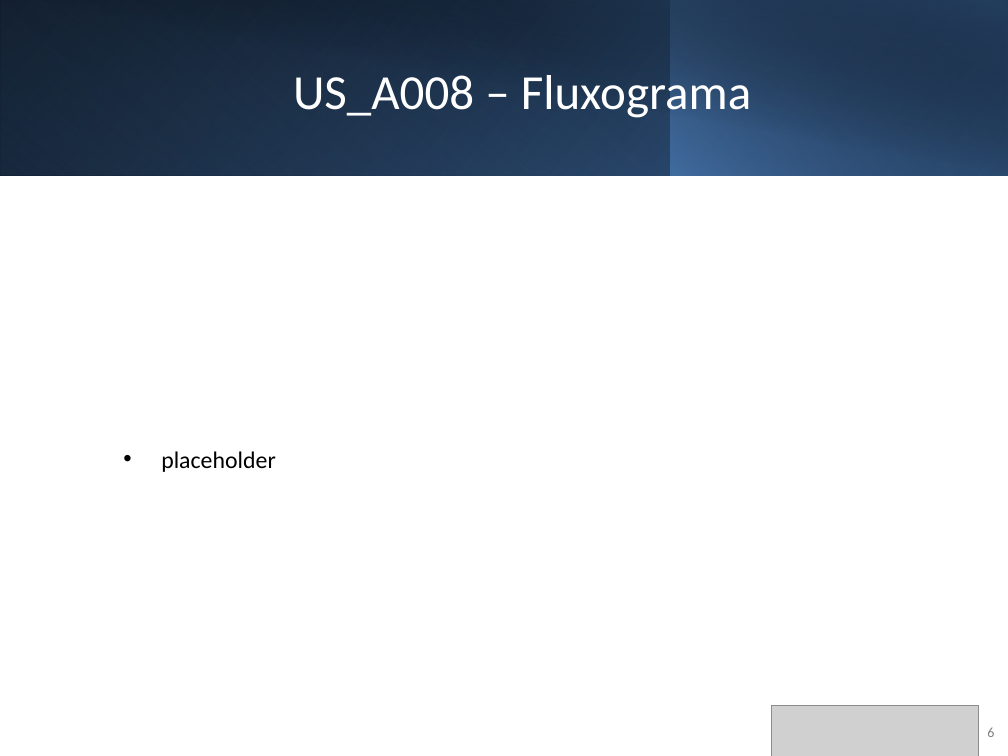
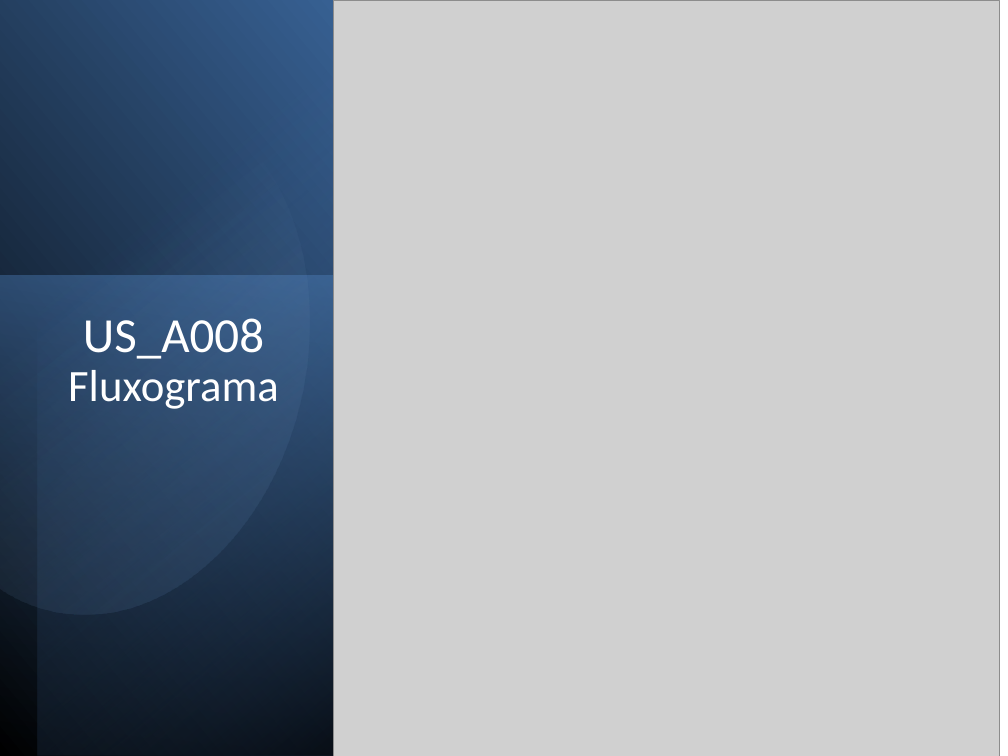
Before and after one commit to joaoventura2024064-dev/ISTECPROJ2526, a slide deck: slide 6 of docs/Sprint_A_Apresentacao_v0.pptx. Drawn at 1008x756 pixels with LibreOffice and Linux fonts; fonts in the diff are those of the drawing; grey boxes stand for pictures. Boxes give left, top, right and bottom in pixels: in the first picture for what was removed or moved away, otherwise in the second. Text is boxed around its words. In the diff, an @@ line names an element or a change of style, - is before the commit and + after.

```diff
--- a/docs/Sprint_A_Apresentacao_v0.pptx
+++ b/docs/Sprint_A_Apresentacao_v0.pptx
@@ rectangle removed at (x1=0, y1=0, x2=1008, y2=175) @@
@@ rectangle removed at (x1=0, y1=0, x2=671, y2=175) @@
@@ rectangle added at (x1=1, y1=0, x2=334, y2=756), fill gradient #000000 to #376092 @@
@@ rectangle added at (x1=37, y1=0, x2=334, y2=756), fill gradient #000000 to #4F81BD @@
@@ rectangle removed at (x1=38, y1=0, x2=1008, y2=176) @@
@@ picture added at (x1=334, y1=1, x2=999, y2=756) @@
@@ rectangle removed at (x1=671, y1=0, x2=1008, y2=175) @@
@@ freeform shape added at (x1=0, y1=64, x2=356, y2=651), fill gradient #95B3D7 to #376092 @@
@@ rectangle added at (x1=0, y1=276, x2=333, y2=755), fill gradient #4F81BD to #254061 @@
@@ title "US_A008 Fluxograma" at (x1=68, y1=318, x2=279, y2=409): vertical alignment middle to top @@
@@ title at (x1=68, y1=318, x2=279, y2=409): text changed; size 35 to 32 pt @@
-US_A008 – Fluxograma
+US_A008 Fluxograma
@@ text removed at (x1=161, y1=451, x2=276, y2=472) @@
-• placeholder
@@ page number removed at (x1=987, y1=727, x2=994, y2=737) @@
-6
```
Also in this commit, not shown: 1 other slide changed.
